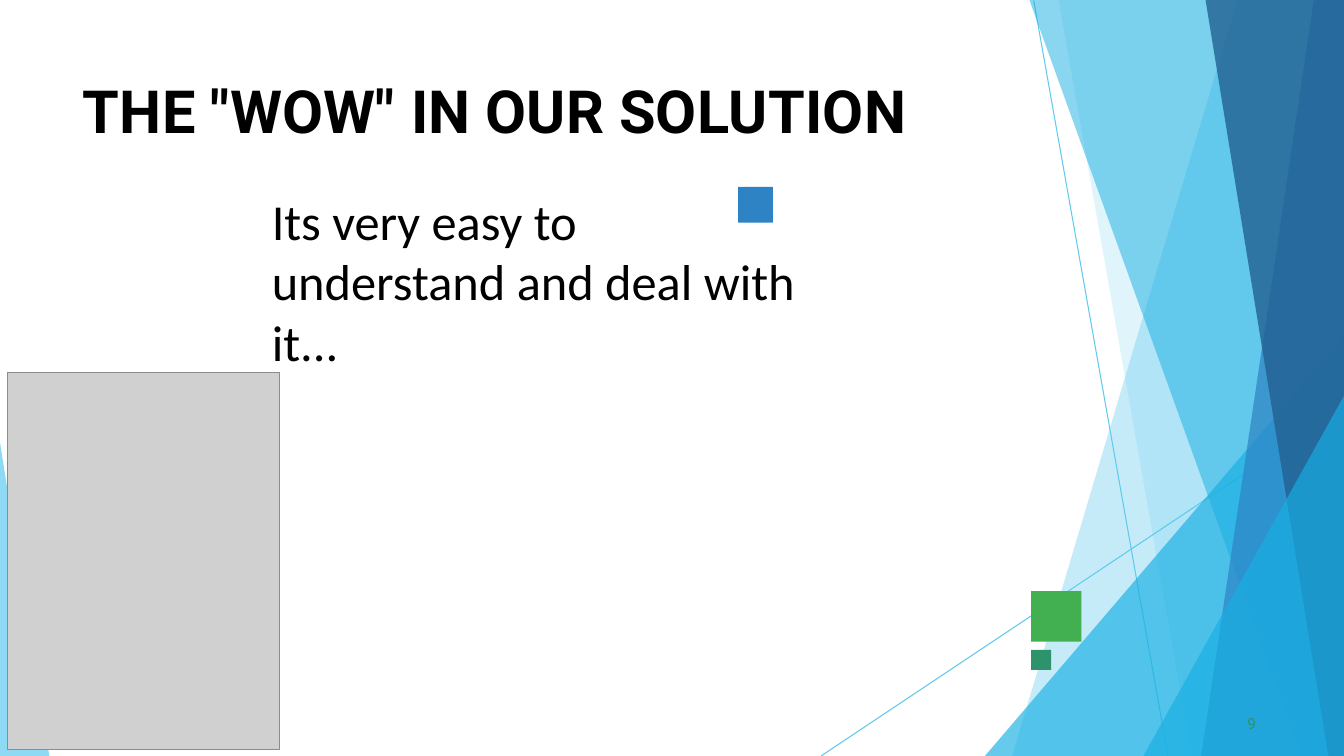
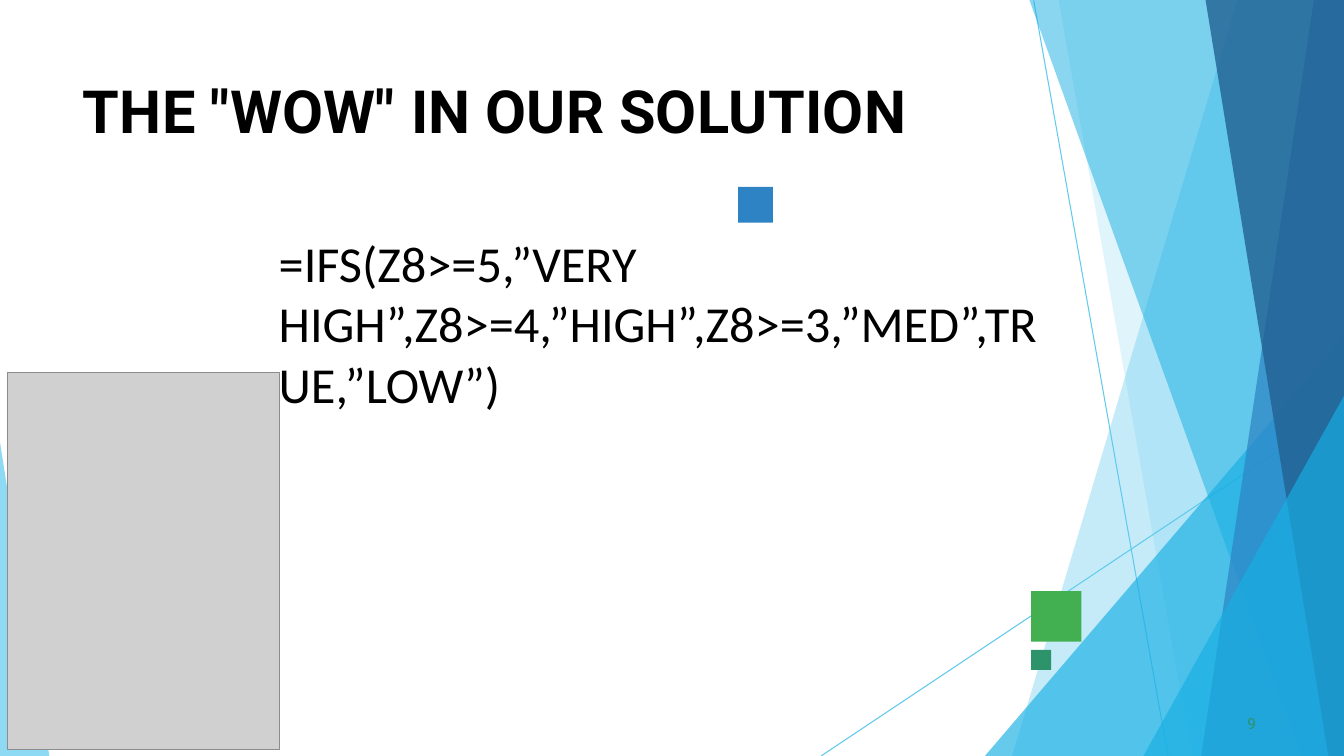
Before and after one commit to Raahina1/TNSDC-DA-EXCEL-, a slide deck: slide 9 of Employee_Data_Analysis_2.pptx raahina.pptx. Drawn at 1344x756 pixels with LibreOffice and Linux fonts; fonts in the diff are those of the drawing; grey boxes stand for pictures. Boxes give left, top, right and bottom in pixels: in the first picture for what was removed or moved away, otherwise in the second. Text is boxed around its words. In the diff, an @@ line names an element or a change of style, - is before the commit and + after.

```diff
--- a/Employee_Data_Analysis_2.pptx raahina.pptx
+++ b/Employee_Data_Analysis_2.pptx raahina.pptx
@@ text at (279, 245, 1037, 414): text changed @@
-Its very easy to understand and deal with it...
+=IFS(Z8>=5,”VERY HIGH”,Z8>=4,”HIGH”,Z8>=3,”MED”,TRUE,”LOW”)
```
Also in this commit, not shown: 2 other slides changed.
